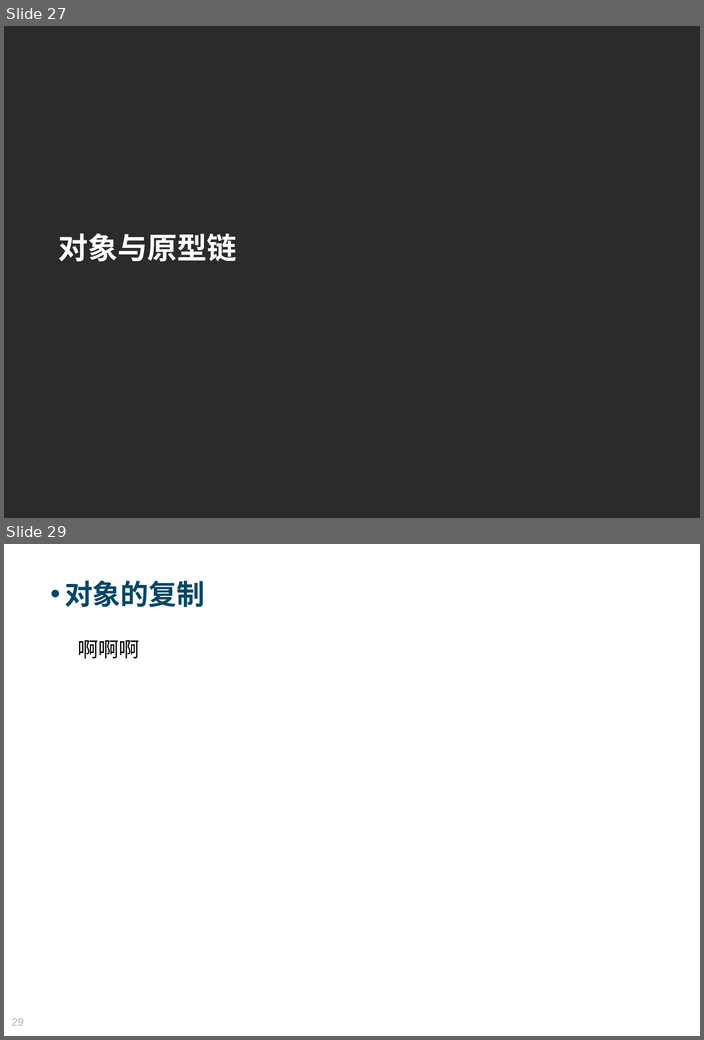
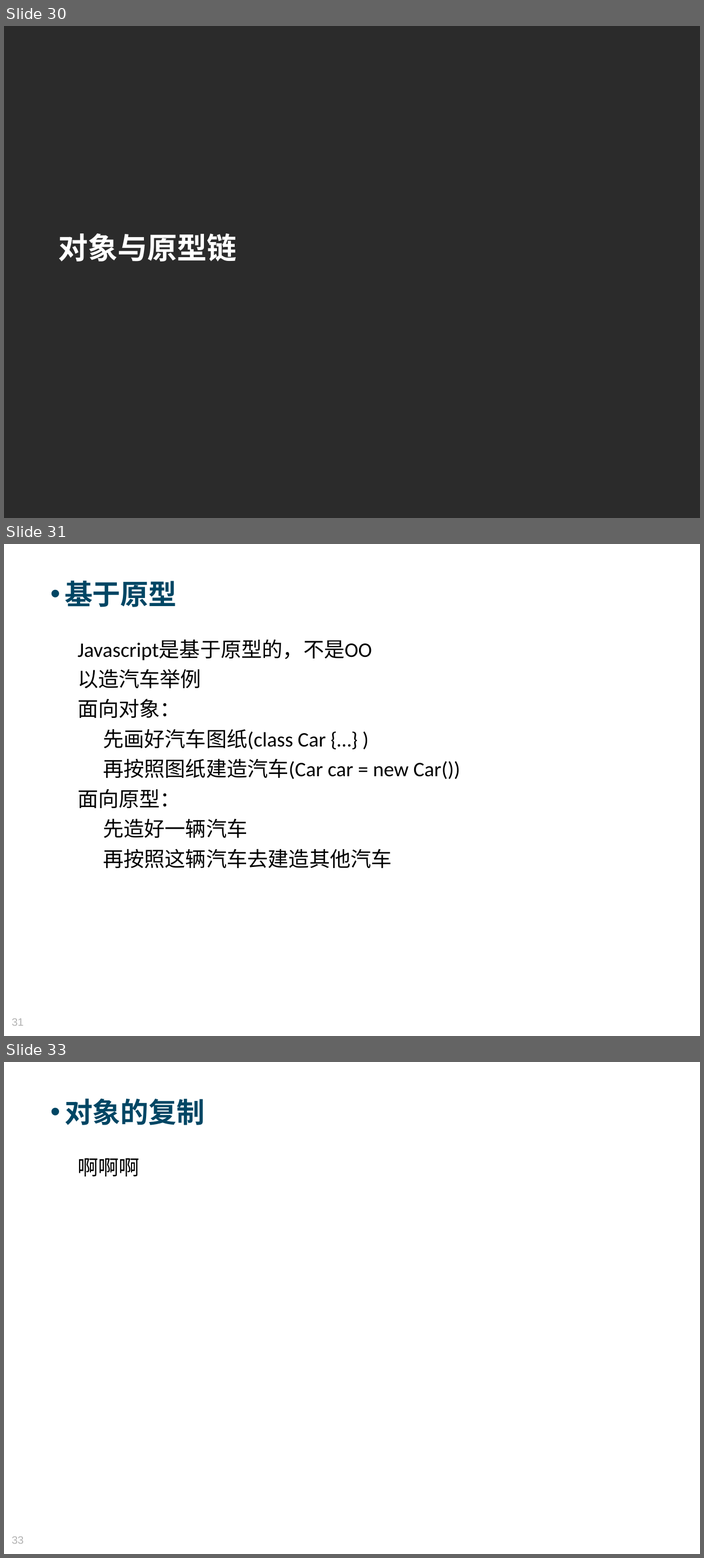
Before and after one commit to Moses824/Train-Javascript-Basic, a slide deck: Train_Javascript_Basic.ppt. Shown one above the other, each under a label of ours: slides 27 and 29 before the commit, slides 30, 31 and 33 after it; the slides between them are not shown. The pictures are 704x1040 and 704x1558 pixels, drawn with LibreOffice and Linux fonts; fonts in the diff are those of the drawing; background and template pictures are left out; a plain dark background stands for a picture behind light text. Boxes give left, top, right and bottom in pixels: in the first picture for what was removed or moved away, otherwise in the second. Text is boxed around its words. In the diff, an @@ line names an element or a change of style, - is before the commit and + after.

```diff
--- a/Train_Javascript_Basic.ppt
+++ b/Train_Javascript_Basic.ppt
@@ slide 31 added at [4, 544, 700, 1036], background picture (left out) @@
@@ text added at [64, 580, 177, 607], 34 pt, text #004664, bold @@
+• 基于原型
@@ text added at [77, 640, 460, 868], 25 pt, text #000000 @@
+Javascript是基于原型的，不是OO
+以造汽车举例
+面向对象：
+先画好汽车图纸(class Car {…} )
+再按照图纸建造汽车(Car car = new Car())
+面向原型：
+先造好一辆汽车
+再按照这辆汽车去建造其他汽车
@@ page number added at [12, 1018, 23, 1026], 13 pt, text #B2B2B2 @@
+31
@@ what was slide 27 is now slide 30 @@
@@ what was slide 29 is now slide 33 @@
@@ page number at [12, 1536, 23, 1544]: text changed @@
-29
+33
```
Also in this commit, not shown: 3 slides changed, 6 other slides added, 3 slides removed, 2 other files.
